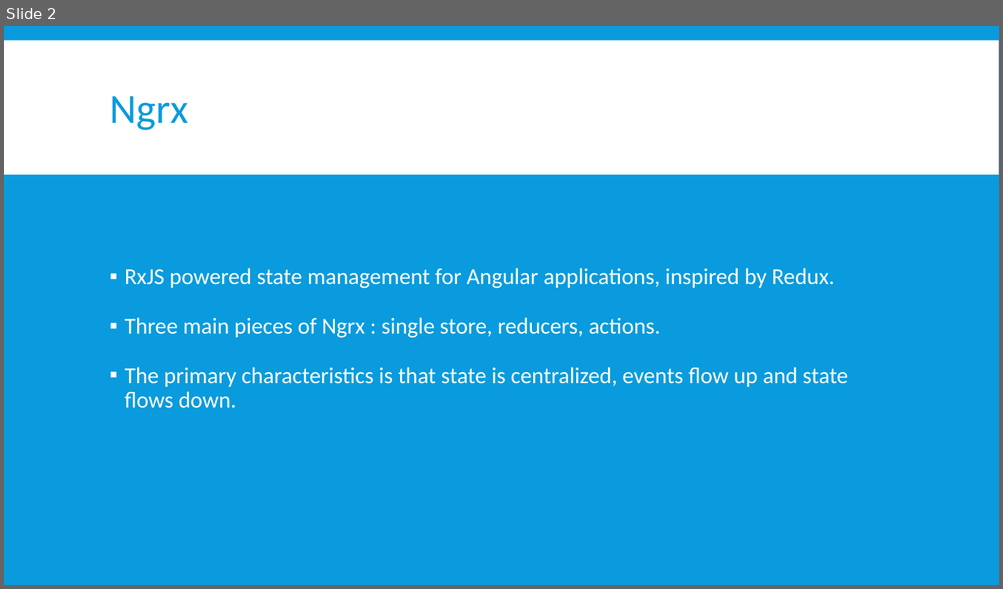
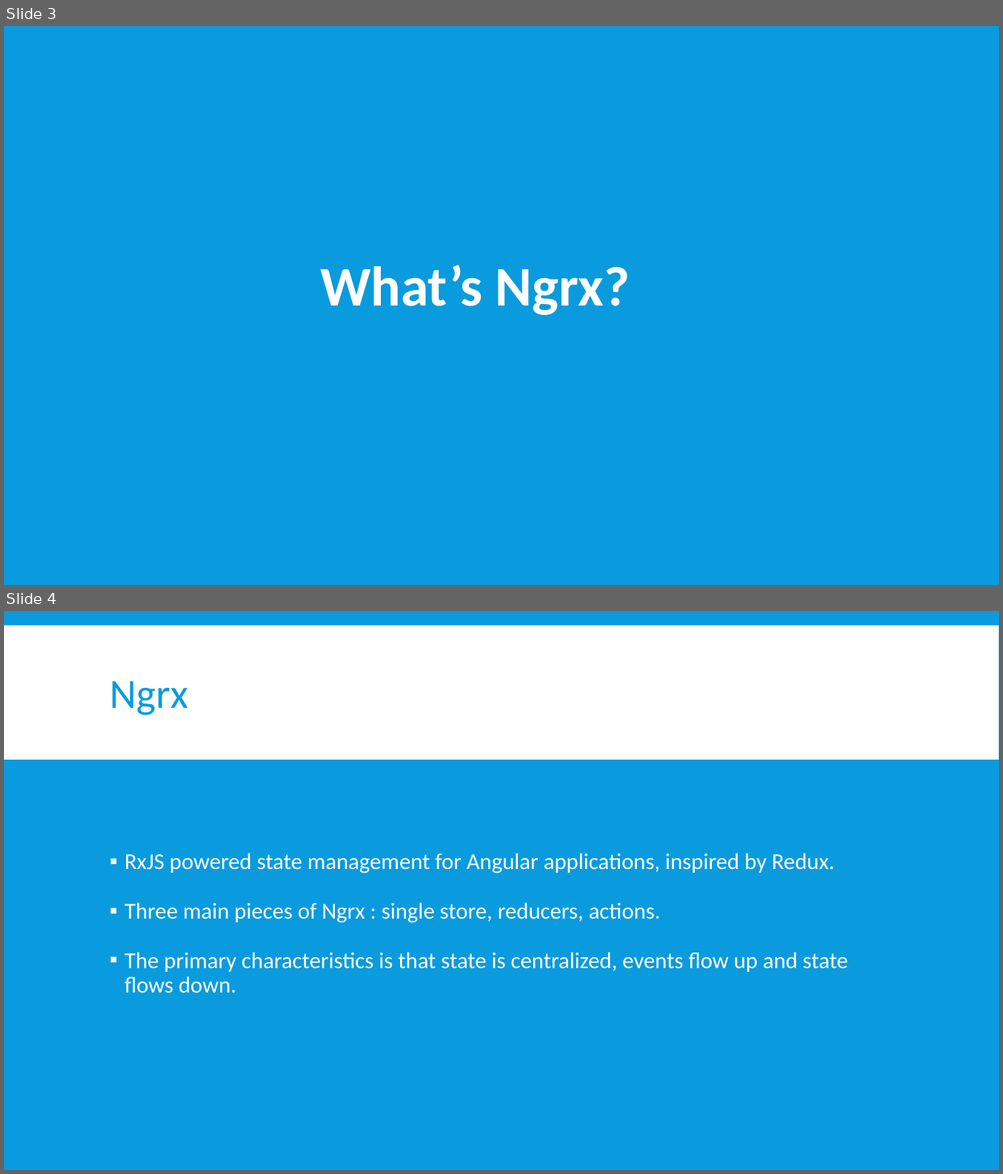
Before and after one commit to timmyktom/angular_ngrx_example, a slide deck: example-angular2-ngrx/Introduction to Ngrx.pptx. Shown one above the other, each under a label of ours: slide 2 before the commit, slides 3 and 4 after it. The pictures are 1003x589 and 1003x1174 pixels, drawn with LibreOffice and Linux fonts; fonts in the diff are those of the drawing. Boxes give left, top, right and bottom in pixels: in the first picture for what was removed or moved away, otherwise in the second. Text is boxed around its words. In the diff, an @@ line names an element or a change of style, - is before the commit and + after.

```diff
--- a/example-angular2-ngrx/Introduction to Ngrx.pptx
+++ b/example-angular2-ngrx/Introduction to Ngrx.pptx
@@ slide 3 added at box(4, 26, 999, 585), background #099BDD @@
@@ text added at box(320, 265, 629, 315), 54 pt, text #FFFFFF, bold @@
+What’s Ngrx?
@@ what was slide 2 is now slide 4 @@
```
Also in this commit, not shown: 3 slides changed, 1 other slide added.
